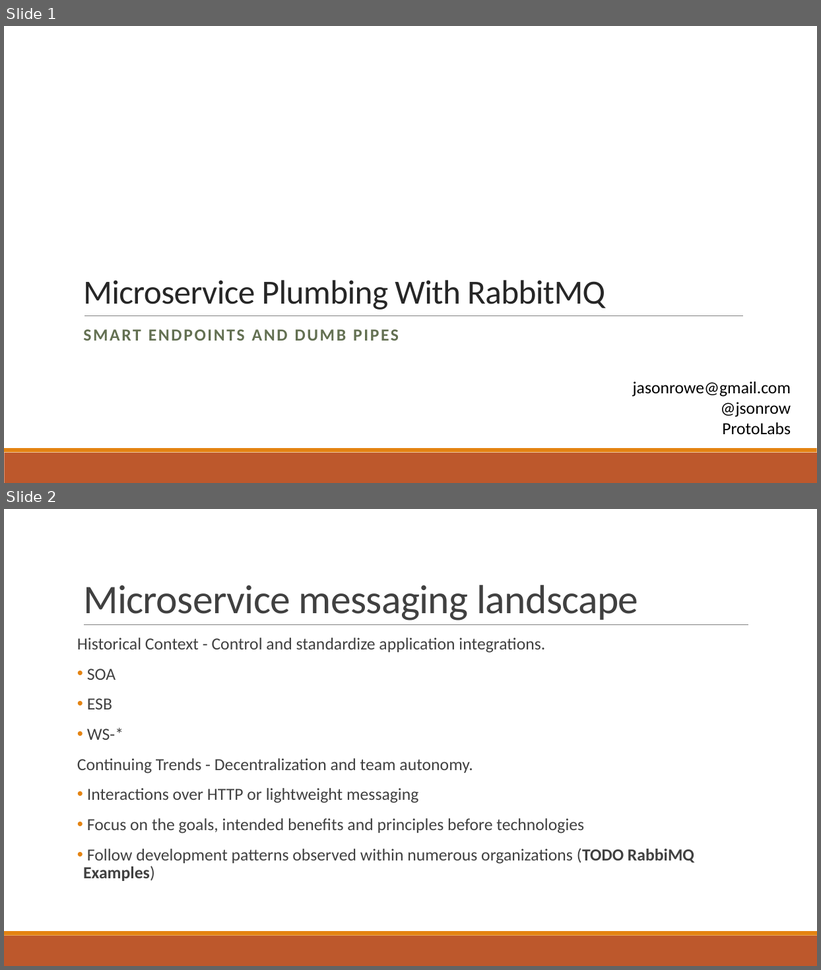
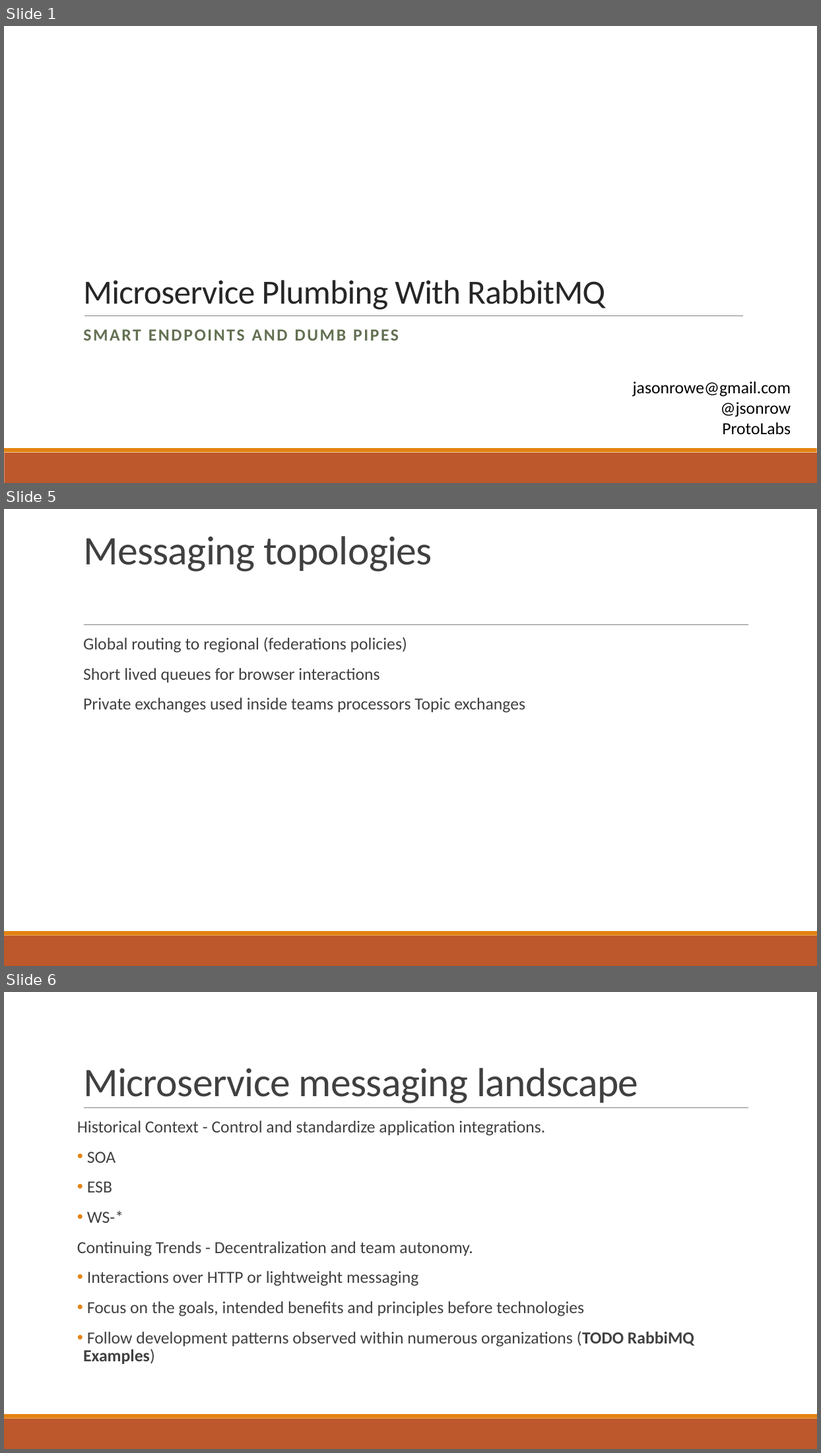
Before and after one commit to JasonRowe/TCCC23, a slide deck: Microservice_plumbing_with_RabbitMQ.pptx. Shown one above the other, each under a label of ours: slides 1 and 2 before the commit, slides 1, 5 and 6 after it; the slides between them are not shown. The pictures are 821x970 and 821x1453 pixels, drawn with LibreOffice and Linux fonts; fonts in the diff are those of the drawing. Boxes give left, top, right and bottom in pixels: in the first picture for what was removed or moved away, otherwise in the second. Text is boxed around its words. In the diff, an @@ line names an element or a change of style, - is before the commit and + after.

```diff
--- a/Microservice_plumbing_with_RabbitMQ.pptx
+++ b/Microservice_plumbing_with_RabbitMQ.pptx
@@ slide 5 added at (x1=4, y1=509, x2=817, y2=966), background #FFFFFF; not listed: 3 template elements that a slide beside it also shows @@
@@ title added at (x1=83, y1=536, x2=432, y2=572), 48 pt, text #404040 @@
+Messaging topologies
@@ text added at (x1=83, y1=637, x2=525, y2=713), 20 pt, text #404040 @@
+  Global routing to regional (federations policies)
+  Short lived queues for browser interactions
+  Private exchanges used inside teams processors Topic exchanges
@@ what was slide 2 is now slide 6 @@
```
Also in this commit, not shown: 1 slide changed, 4 other slides added.
